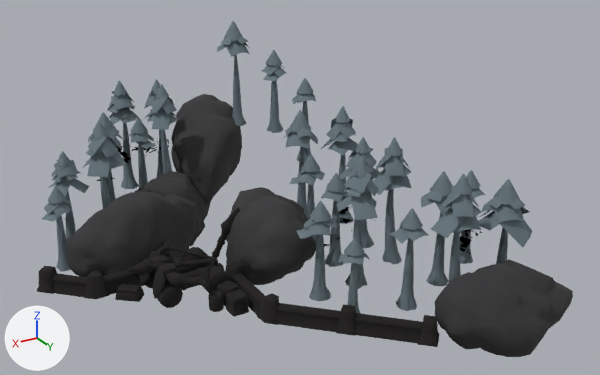
Renders of the glTF model 3d/passe-alterac/models/storm_doodad_wcav_jungleouter_ai.glb from each side of a commit.
Both versions are drawn from a 50 mm lens placed at (21.0, 23.9, 19.7), pointed at (1.8, -8.2, 3.6). The axes (+X, +Y, +Z) are drawn at lower left. The lights are the same throughout. The older version comes first. Vertices at exactly the same position are counted once.
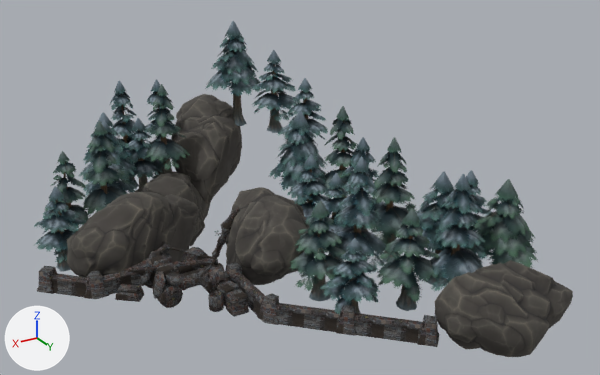
What differs and where, as boxes (x1, y1, x2, y2) in the pictures (600 x 375 px):
'Mesh_0', surface changed, reshaped: before (37, 21, 573, 357); after (34, 21, 573, 357)

Patch to the scene script:
```diff
--- a/3d/passe-alterac/models/storm_doodad_wcav_jungleouter_ai.glb.py
+++ b/3d/passe-alterac/models/storm_doodad_wcav_jungleouter_ai.glb.py
@@ mat_material_0 @@
 n3 = _N.new('ShaderNodeMath'); n3.name = 'Math.001'
 n3.operation = 'LESS_THAN'
-n3.inputs[1].default_value = 0.4  # 'Value'
+n3.inputs[1].default_value = 0.706  # 'Value'
 n4 = _N.new('ShaderNodeTexImage'); n4.name = 'Image Texture'
@@ mat_material_2 @@
 n3 = _N.new('ShaderNodeMath'); n3.name = 'Math.001'
 n3.operation = 'LESS_THAN'
-n3.inputs[1].default_value = 0.4  # 'Value'
+n3.inputs[1].default_value = 0.706  # 'Value'
 n4 = _N.new('ShaderNodeTexImage'); n4.name = 'Image Texture'
@@ me_mesh_0 @@
 # used by ob_mesh_0; location = (0.0, 0.0, 0.0)
-me_mesh_0.from_pydata(...)  # 15667 vertices, 24469 faces; spans x -6.7..14.2, y -22.8..4.0, z -2.2..9.7
+me_mesh_0.from_pydata(...)  # 15484 vertices, 24193 faces; spans x -6.7..14.2, y -22.8..4.0, z -2.2..9.7
+# me_mesh_0 part 1: 24180 kept faces spanning x -6.7..14.2, y -22.8..4.0, z -2.2..9.7 get new texture (UV) coordinates
+# edits to the shape of me_mesh_0 do not show in these pictures
 me_mesh_0.materials.append(mat_material_0)
@@ me_mesh_0 @@
 me_mesh_0.materials.append(mat_material_4)
-me_mesh_0.materials.append(mat_material_5)
```
